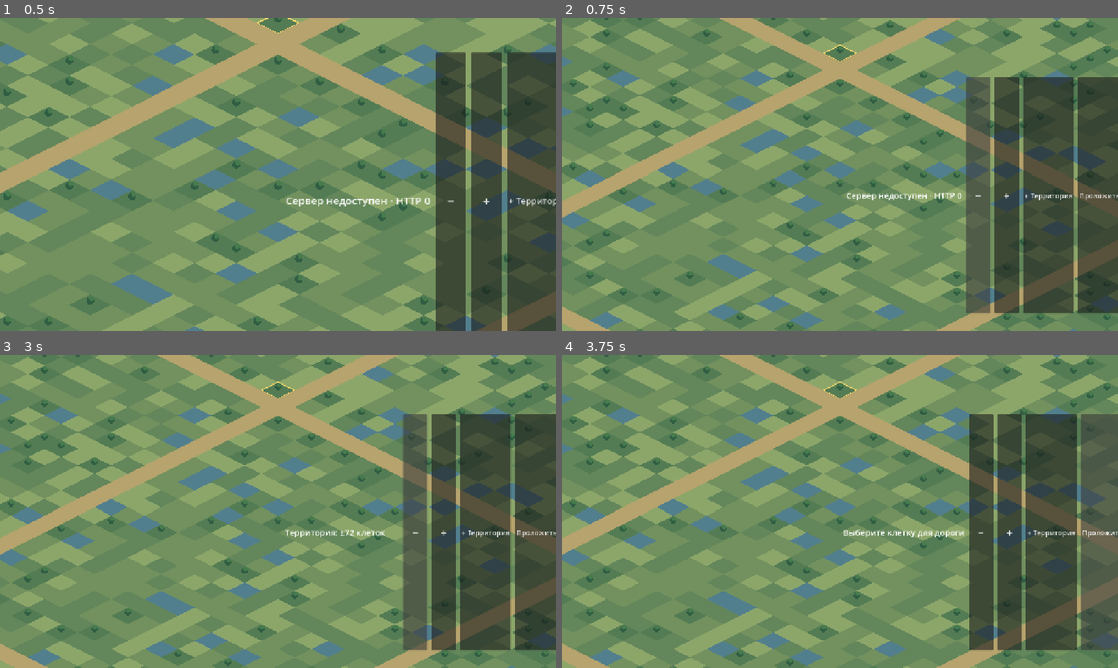
Above: before the commit, frames 1-4 (two rows, left to right).
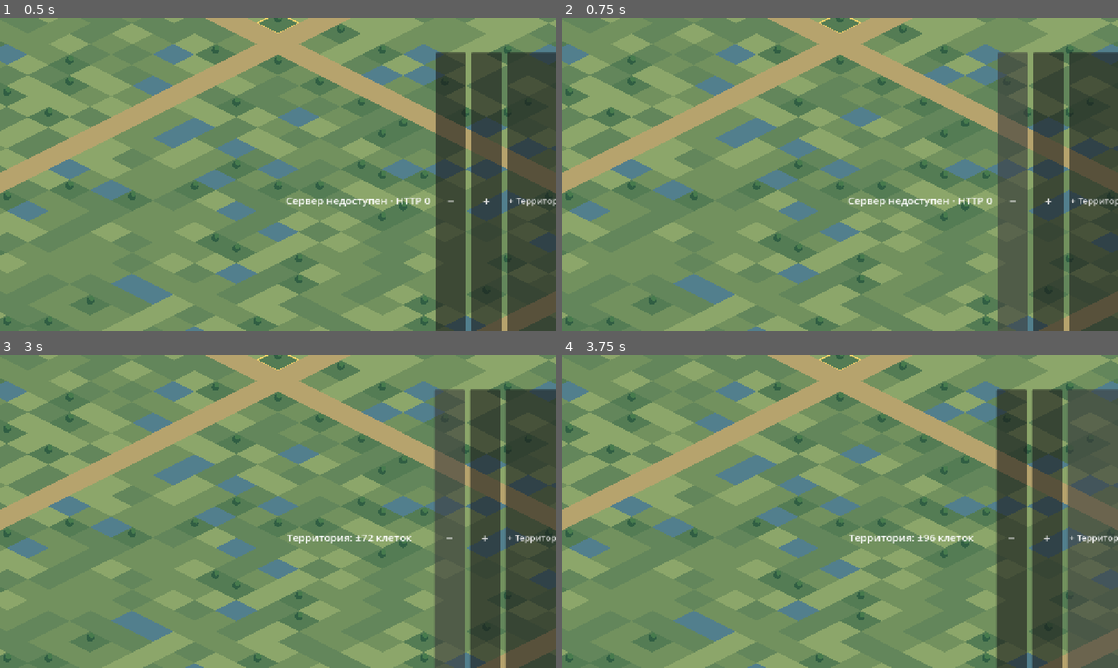
Above: after the commit, the same moments.

Repository: maillunex-lang/LunexEconom
Game: Godot game, scene res://world.tscn
Two runs of this game, one before a commit and one after it. Both use one fixed random seed, a clock stepped at 60 frames per second and the inputs below. This scene is started directly instead of the project's main scene.
Inputs (mouse positions are in pixels of both pictures, inside the frame that each line leads up to):
- Up to frame 1 (0.5 s): no input
- Up to frame 2 (0.75 s): click "−" at 0.5 s
- Up to frame 3 (3 s): click "+" at 1.25 s; click "+ Территория" at 2 s; click "−" at 2.75 s
- Up to frame 4 (3.75 s): click (1106, 533) at 3.5 s, where only the run before the commit has a clickable "Проложить путь"

Frame 1 is identical in both runs. In frame 2, 57% of the frame differs, in the area x 0-100%, y 0-100%; in frame 3, 57%; in frame 4, 56%.

Commit message:
fix(android): landscape, touch map gestures, compact HUD and chunk caching

Diff:
--- a/client/world_screen.gd
+++ b/client/world_screen.gd
@@ -6,8 +6,6 @@
     add_to_group("world_hud")
     get_viewport().size_changed.connect(_update_safe_area)
     call_deferred("_update_safe_area")
-    $HUD/Top/ZoomIn.pressed.connect(func() -> void: world.set_zoom(world.camera.zoom.x * 1.25))
-    $HUD/Top/ZoomOut.pressed.connect(func() -> void: world.set_zoom(world.camera.zoom.x / 1.25))
     $HUD/Top/Expand.pressed.connect(_expand)
     $HUD/Top/Connect.pressed.connect(_connect)
     _connect_server()
